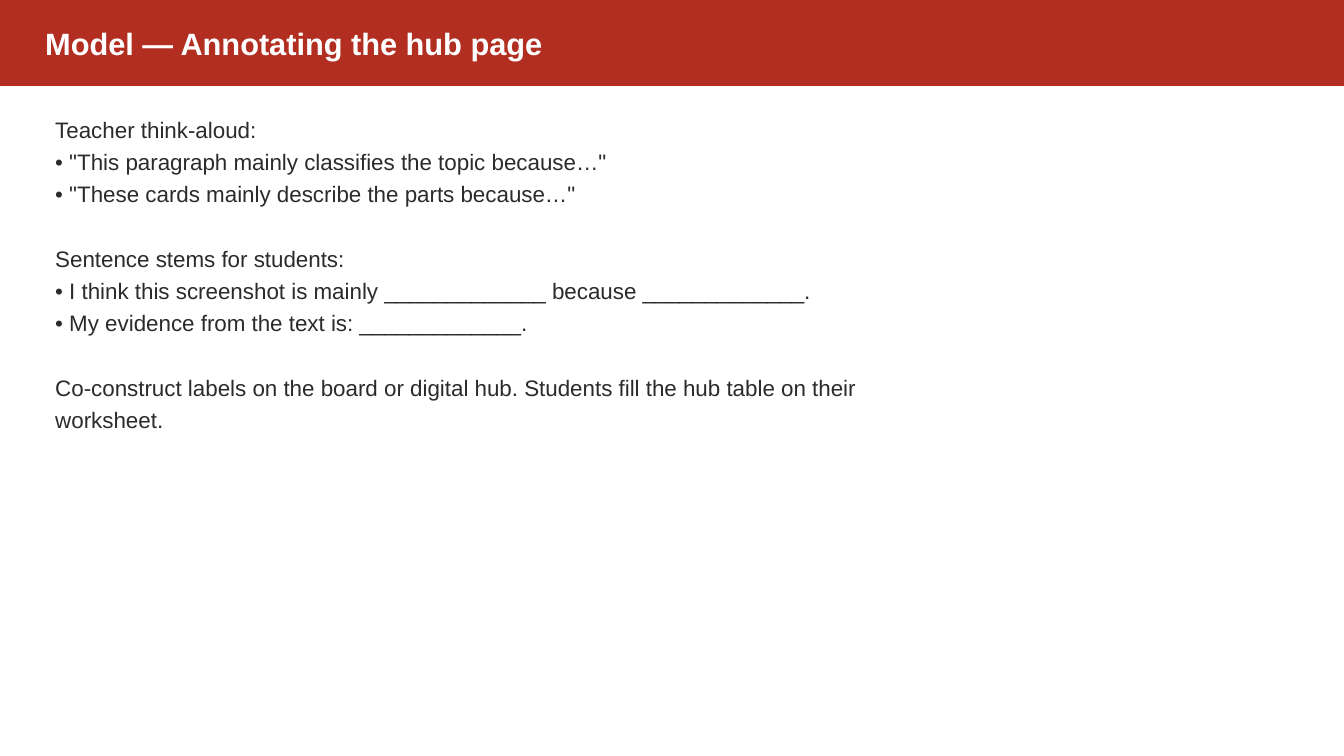
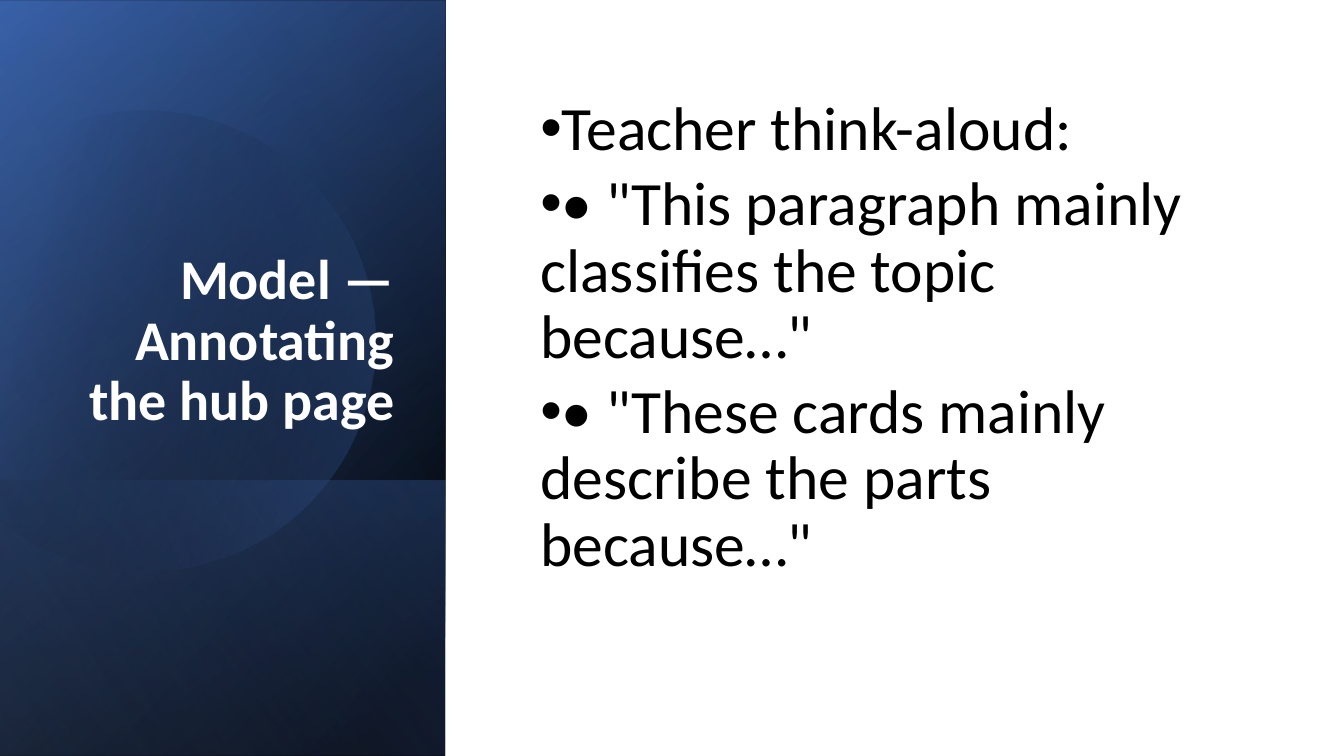
Before and after one commit to dsuth10/Joshua, a slide deck: slide 10 of Units/English/English_Unit_2/Lesson_Plans/Lesson_02_Slides.pptx. Drawn at 1344x756 pixels with LibreOffice and Linux fonts; fonts in the diff are those of the drawing. Boxes give left, top, right and bottom in pixels: in the first picture for what was removed or moved away, otherwise in the second. Text is boxed around its words. In the diff, an @@ line names an element or a change of style, - is before the commit and + after.

```diff
--- a/Units/English/English_Unit_2/Lesson_Plans/Lesson_02_Slides.pptx
+++ b/Units/English/English_Unit_2/Lesson_Plans/Lesson_02_Slides.pptx
@@ rectangle removed at [0,0,1344,86] @@
@@ rectangle added at [0,0,1344,756], fill #FFFFFF @@
@@ rectangle added at [0,0,446,756], fill gradient #000000 to #2F5597 @@
@@ rectangle added at [0,1,446,756], fill gradient #000000 to #4472C4 @@
@@ rectangle added at [0,0,446,755], fill gradient #000000 to #8FAADC @@
@@ freeform shape added at [0,56,431,618], fill gradient #000000 to #4472C4 @@
@@ text "Model — Annotating the hub ...": place and size @@
-text "Model — Annotating the hub ..." at [45,32,543,60]
+text "Model — Annotating the hub ..." at [90,259,394,430]
@@ text "Model — Annotating the hub ..." at [90,259,394,430]: size 22 to 40 pt, font Arial to Calibri; alignment left to right; line spacing 1 to 0.9; more space between paragraphs; vertical alignment middle to bottom @@
@@ text "Teacher think-aloud:": place and size @@
-text "Teacher think-aloud:" at [55,121,855,429]
+text "Teacher think-aloud:" at [540,107,1181,567]
@@ text "Teacher think-aloud:" at [540,107,1181,567]: size 16 to 44 pt, font Arial to Calibri, text colour #2B2B2B to #000000; bullet none to •; line spacing 1.2 to 0.9; more space between paragraphs; vertical alignment top to middle @@
@@ text at [55,250,855,429]: paragraphs removed @@
-Sentence stems for students:
-• I think this screenshot is mainly _____________ because _____________.
-• My evidence from the text is: _____________.
-Co-construct labels on the board or digital hub. Students fill the hub table on their worksheet.
@@ rectangle added at [0,480,446,756], fill gradient #4472C4 to #000000 @@
```
Also in this commit, not shown: 16 other slides changed, 1 other file.
